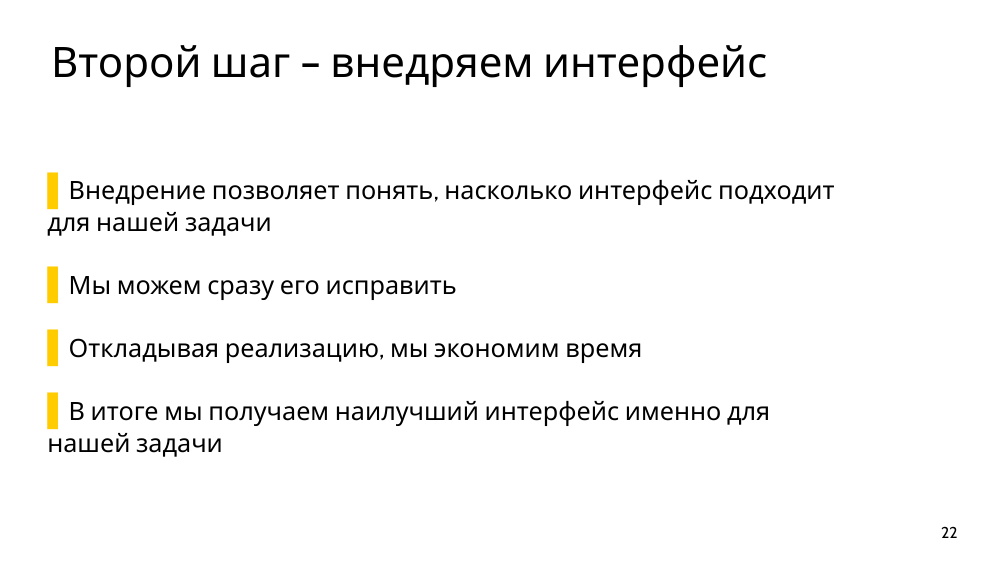
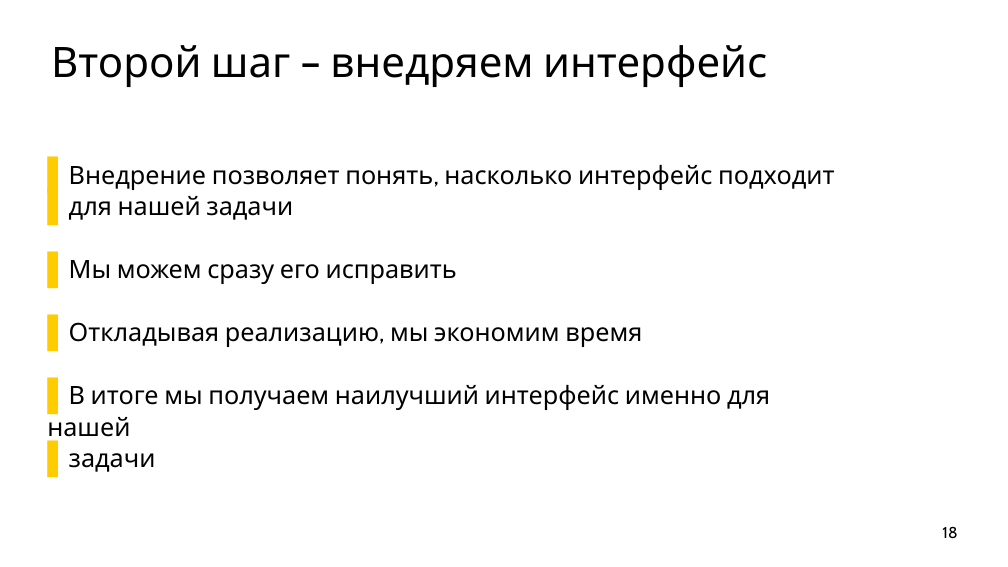
Before and after one commit to ishfb/secr2017, a slide deck: slide 18 of slides.pptx (slide 22 before the commit). Drawn at 1008x567 pixels with LibreOffice and Linux fonts; fonts in the diff are those of the drawing. Boxes give left, top, right and bottom in pixels: in the first picture for what was removed or moved away, otherwise in the second. Text is boxed around its words. In the diff, an @@ line names an element or a change of style, - is before the commit and + after.

```diff
--- a/slides.pptx
+++ b/slides.pptx
@@ text at (69, 165, 834, 220): text changed @@
-  ▌ Внедрение позволяет понять, насколько интерфейс подходит для нашей задачи
+  ▌ Внедрение позволяет понять, насколько интерфейс подходит
+  ▌ для нашей задачи
@@ text at (47, 385, 770, 472): text changed @@
-  ▌ В итоге мы получаем наилучший интерфейс именно для нашей задачи
+  ▌ В итоге мы получаем наилучший интерфейс именно для нашей
+  ▌ задачи
@@ page number at (942, 526, 957, 539): text changed @@
-22
+18
```
Also in this commit, not shown: 1 other slide changed, 5 slides removed, 1 other file.
